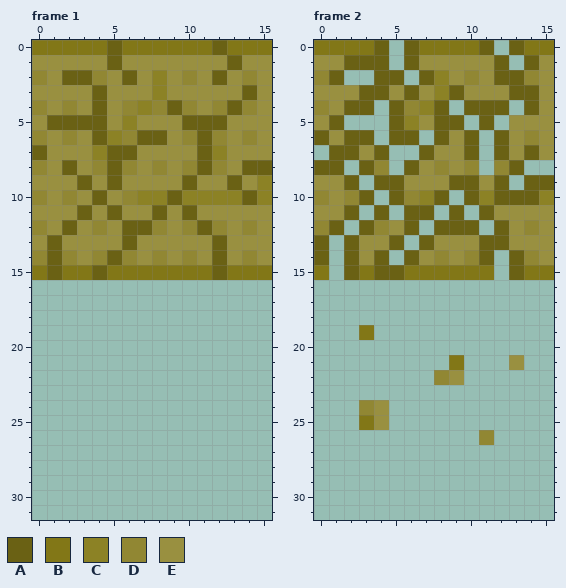
File history of a pixel-art file, res/sprite/fragileFloor2.aseprite. The picture above is the old version.
16x32 pixels, 4 frames. Shown: frame 1, frame 2. The commit also changed other frames, which this record leaves out.
Palette (. is transparent): A #6a6114  B #827717  C #8c8225  D #918733  E #999040
Pixels before, frame 1, first column x 0:
 0 BBBBBABBBBBBABBB
 1 EEEEEAEEEEEEEAEE
 2 DEAADEAECEDEAEDE
 3 EEEEAEEECEEEEEAE
 4 DEDEAEDCDADEDADE
 5 EAAAAECEEEAAAEEE
 6 DEDEACDAAEDADEDE
 7 AEEECAAEEEEACEEE
 8 DEAEDADEDEDADEAA
 9 EEEAEAEEEEAEEAEC
10 DEDEAEDCCACCCCAC
11 EEEAEAEEAEAEEEEE
12 DEAEDEAADEDADEDE
13 EAEEEEAEEEEEAEEE
14 DADEDADEDEDEAEDE
15 BABBABBBBBBBABBB
Pixels before, frame 2, first column x 0:
 0 BBBBA.ABBBBA.ABB
 1 EEAAA.AEEEEEA.AE
 2 DA..AA.ACEDEAADE
 3 EEEAAEAECAEEEAAE
 4 DEAA.ADCA.AAA.AE
 5 EA...ACEAA.A.EEE
 6 AEAA.AA.AEA.AEDE
 7 .AAEA..AEEA.AEAE
 8 AA.AD.AEDED.DA..
 9 EEA.AAEEEAAEA.AA
10 DEDA.ADCA.ACAAAC
11 EEA.A.AA.A.AEEEE
12 DA.ADEA.AAA.AEDE
13 A.AEEA.AEEEAAEEE
14 A.AEA.AEDEDA.ADE
15 B.ABAABBBBBB.ABB
16 ................
17 ................
18 ................
19 ...B............
20 ................
21 .........B...E..
22 ........DE......
23 ................
24 ...DE...........
25 ...BE...........
26 ...........D....
And afterwards:
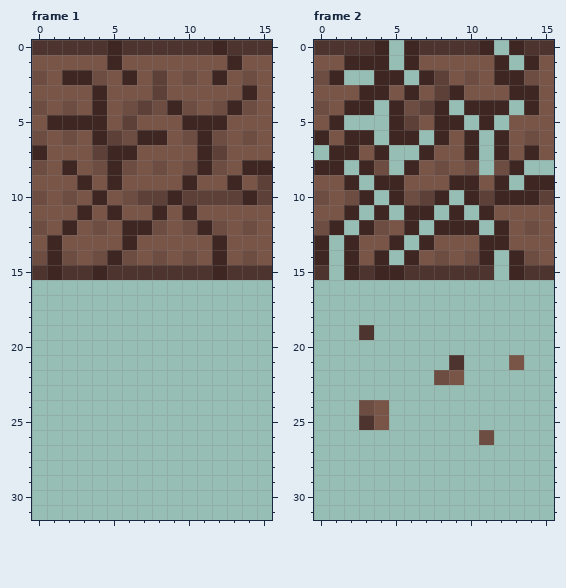
The edit:
colour A: #6a6114 -> #3e2723
colour B: #827717 -> #4e342e
colour C: #8c8225 -> #5d4037
colour D: #918733 -> #6d4c41
colour E: #999040 -> #795548
